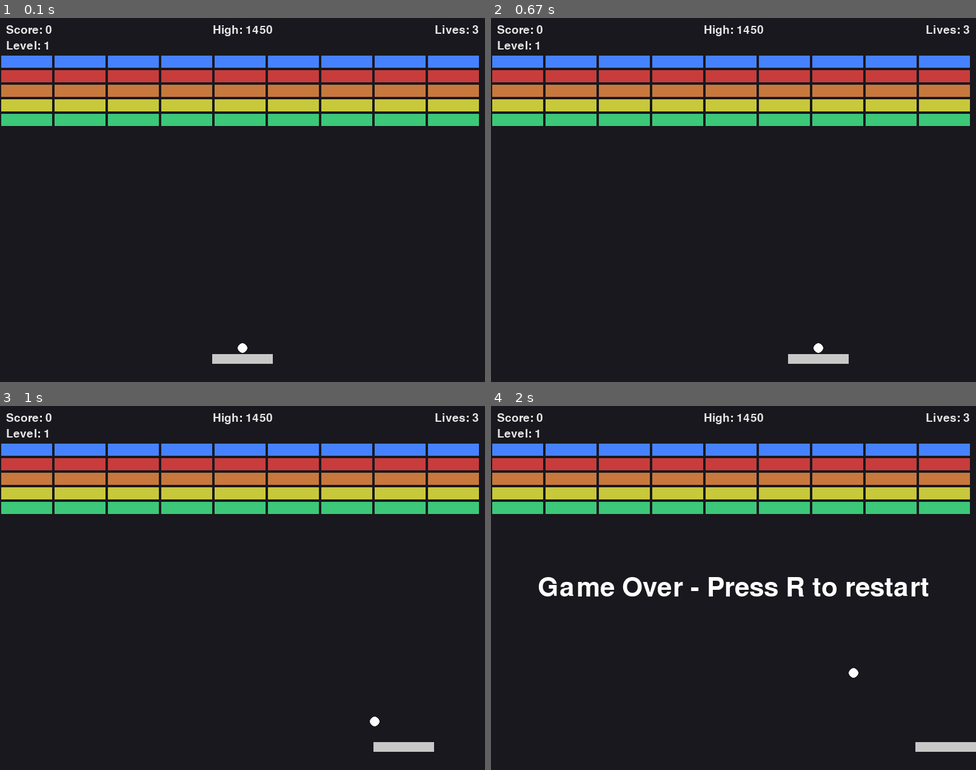
Above: before the commit, frames 1-4 (two rows, left to right).
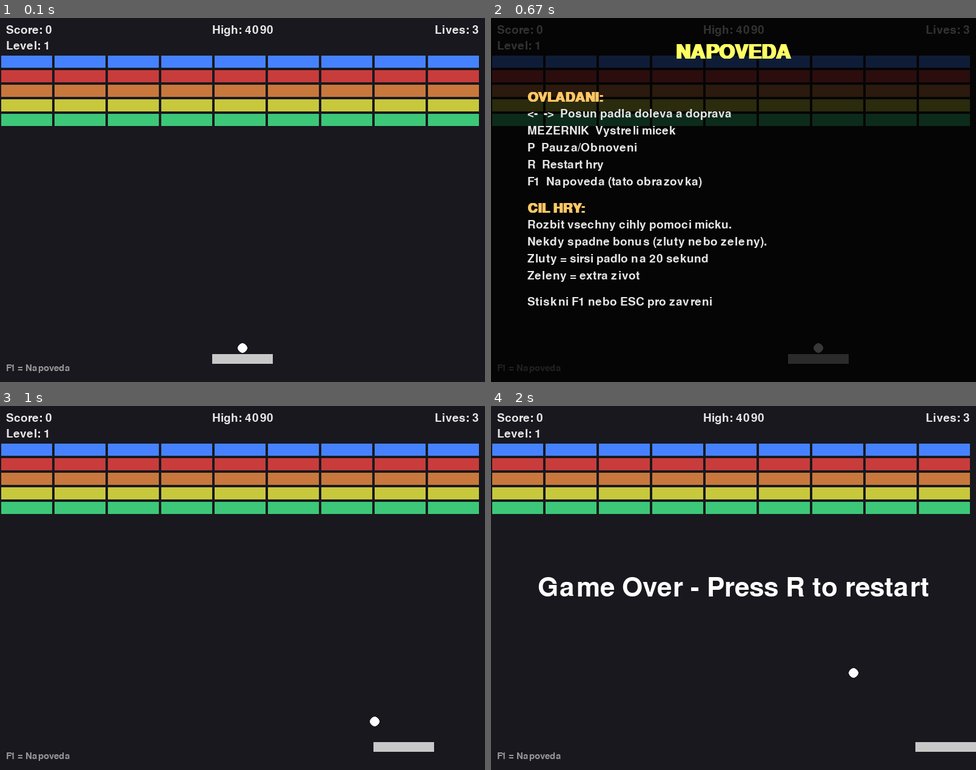
Above: after the commit, the same moments.

Repository: klariiisek/hra-pygame
Game: pygame game, started from main.py
The game is run twice, just before and just after one commit, with the same random seed, the same clock (stepped at 60 frames per second) and the same inputs.
Inputs:
- Up to frame 1 (0.1 s): no input
- Up to frame 2 (0.67 s): hold F1 from 0.33 s (still down); hold Right from 0.33 s (still down)
- Up to frame 3 (1 s): release F1 at 0.8 s; release Right at 0.8 s; hold Esc from 0.83 s (still down); hold Right from 0.83 s (still down); tap Space at 0.9 s
- Up to frame 4 (2 s): tap Space at 1.2 s; release Esc at 1.3 s; release Right at 1.3 s; tap P at 1.33 s

The runs differ from the first frame. In frame 1, 0.3% of the frame differs, in the area x 1-57%, y 2-98%; in frame 2, 21%, in the area x 0-99%, y 2-95%; in frame 3, 0.3%; in frame 4, 0.3%.

Commit message:
Add files via upload

Diff:
--- a/game.py
+++ b/game.py
@@ -30,6 +30,7 @@
         self.lives = 3
         self.running = True
         self.paused = False
+        self.show_help = False
         self.level = 1
         self.highscore = 0
         self.save_file = os.path.join(os.path.dirname(__file__), 'save.json')
@@ -142,6 +143,12 @@
             if event.type == pygame.QUIT:
                 self.running = False
             elif event.type == pygame.KEYDOWN:
+                if event.key == pygame.K_F1:
+                    # toggle help
+                    self.show_help = not self.show_help
+                if event.key == pygame.K_ESCAPE and self.show_help:
+                    # close help with ESC
+                    self.show_help = False
                 if event.key == pygame.K_SPACE:
                     self.ball.launch()
                 if event.key == pygame.K_r:
@@ -279,12 +286,55 @@
         lives_surf = font.render(f"Lives: {self.lives}", True, (230, 230, 230))
         level_surf = font.render(f"Level: {self.level}", True, (230, 230, 230))
         hs_surf = font.render(f"High: {self.highscore}", True, (230, 230, 230))
+        help_surf = pygame.font.SysFont(None, 22).render("F1 = Napoveda", True, (150, 150, 150))
         self.screen.blit(score_surf, (10, 10))
         self.screen.blit(level_surf, (10, 36))
         self.screen.blit(hs_surf, (self.width // 2 - hs_surf.get_width() // 2, 10))
         self.screen.blit(lives_surf, (self.width - lives_surf.get_width() - 10, 10))
-
-        if self.paused:
+        self.screen.blit(help_surf, (10, self.height - 30))
+
+        if self.show_help:
+            # Draw help screen
+            overlay = pygame.Surface((self.width, self.height))
+            overlay.set_alpha(200)
+            overlay.fill((0, 0, 0))
+            self.screen.blit(overlay, (0, 0))
+
+            title_font = pygame.font.SysFont(None, 48, bold=True)
+            text_font = pygame.font.SysFont(None, 28)
+
+            title = title_font.render("NAPOVEDA", True, (255, 255, 100))
+            self.screen.blit(title, (self.width // 2 - title.get_width() // 2, 40))
+
+            help_lines = [
+                "OVLADANI:",
+                "<-  ->  Posun padla doleva a doprava",
+                "MEZERNIK  Vystreli micek",
+                "P  Pauza/Obnoveni",
+                "R  Restart hry",
+                "F1  Napoveda (tato obrazovka)",
+                "",
+                "CIL HRY:",
+                "Rozbit vsechny cihly pomoci micku.",
+                "Nekdy spadne bonus (zluty nebo zeleny).",
+                "Zluty = sirsi padlo na 20 sekund",
+                "Zeleny = extra zivot",
+                "",
+                "Stiskni F1 nebo ESC pro zavreni"
+            ]
+
+            y = 120
+            for line in help_lines:
+                if line == "":
+                    y += 15
+                    continue
+                if line in ["OVLADANI:", "CIL HRY:"]:
+                    surf = pygame.font.SysFont(None, 32, bold=True).render(line, True, (255, 200, 100))
+                else:
+                    surf = text_font.render(line, True, (230, 230, 230))
+                self.screen.blit(surf, (60, y))
+                y += 28
+        elif self.paused:
             large = pygame.font.SysFont(None, 64)
             if len(self.bricks) == 0:
                 text = "You Win! Press R to play again"
--- a/save.json
+++ b/save.json
@@ -1 +1 @@
-{"highscore": 1450}
+{"highscore": 4090}
